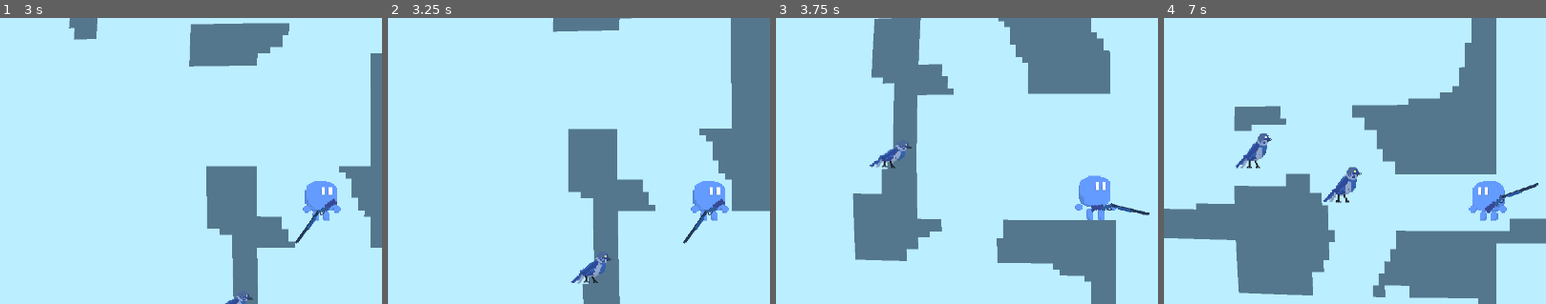
Above: before the commit, frames 1-4 (left to right).
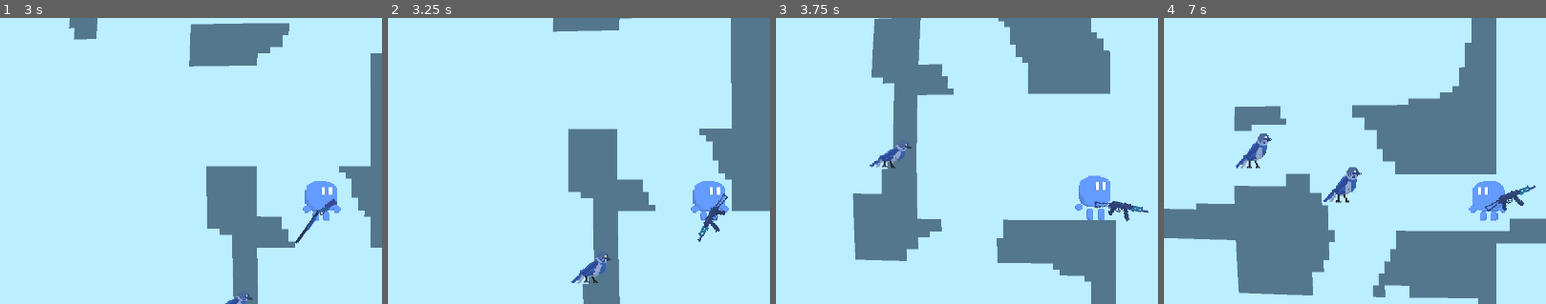
Above: after the commit, the same moments.

Repository: aleksey-45/the-cyancular-ruins
Game: Godot game, scene res://Scenes/Level0.tscn
Two runs of this game, one before a commit and one after it. Both use one fixed random seed, a clock stepped at 60 frames per second and the inputs below.
Inputs (mouse positions are % of the whole screen's width and height, from its top left):
- Up to frame 1 (3 s): move the mouse to (72, 45) at 0.52 s; hold D (right) 0.53-2.03 s; tap 1 (1) at 0.6 s; tap W (up) at 0.77, 1.52 s; tap 2 (2) at 0.8, 1.35 s; move the mouse to (30, 55) at 1.27 s; tap 3 (3) at 1.55, 2.1 s; move the mouse to (60, 28) at 2.02 s; hold A (left) 2.03-2.78 s; tap 4 (4) at 2.3, 2.85 s; tap Enter at 2.75 s; move the mouse to (45, 70) at 2.77 s; hold D (right) from 2.78 s (still down)
- Up to frame 2 (3.25 s): keep holding D (right); tap W (up) at 3.02 s; tap 5 (5, bound only after the commit) at 3.05 s
- Up to frame 3 (3.75 s): keep holding D (right); move the mouse to (80, 65) at 3.52 s; tap 5 (5, bound only after the commit) at 3.6 s
- Up to frame 4 (7 s): tap W (up) at 3.77, 4.52, 6.02, 6.77 s; tap 1 (1) at 3.8, 4.35 s; move the mouse to (20, 35) at 4.27 s; release D (right) at 4.28 s; hold A (left) 4.28-5.03 s; tap 2 (2) at 4.55, 5.1 s; move the mouse to (55, 50) at 5.02 s; hold D (right) 5.03-5.78 s; tap 3 (3) at 5.3, 5.85 s; move the mouse to (35, 25) at 5.77 s; hold A (left) from 5.78 s (still down); tap 4 (4) at 6.05, 6.6 s; move the mouse to (72, 45) at 6.52 s; tap 5 (5, bound only after the commit) at 6.8 s
The pictures show only the part of the screen within x 8-58%, y 26-76%; the shares and areas given below are measured in that part.

Frame 1 is identical in both runs. In frame 2, 0.5% of the frame differs, in the area x 77-89%, y 61-79%; in frame 3, 0.5%; in frame 4, 0.4%.
Error after the commit: Parse Error: Preload file "res://AssetBundle/Sprites/Effects.png" does not exist. (res://Scenes/Weapons/explosion_placeholder.gd:5)

Commit message:
feat: 输入动作 5~0 武器槽 + 空格跳跃/小键盘下

Diff:
--- a/project.godot
+++ b/project.godot
@@ -50,11 +50,13 @@
 up={
 "deadzone": 0.2,
 "events": [Object(InputEventKey,"resource_local_to_scene":false,"resource_name":"","device":-1,"window_id":0,"alt_press …(192 unchanged characters)…
+, Object(InputEventKey,"resource_local_to_scene":false,"resource_name":"","device":-1,"window_id":0,"alt_pressed":false,"shift_pressed":false,"ctrl_pressed":false,"meta_pressed":false,"pressed":false,"keycode":0,"physical_keycode":32,"key_label":0,"unicode":32,"location":0,"echo":false,"script":null)
 ]
 }
 down={
 "deadzone": 0.2,
 "events": [Object(InputEventKey,"resource_local_to_scene":false,"resource_name":"","device":-1,"window_id":0,"alt_press …(192 unchanged characters)…
+, Object(InputEventKey,"resource_local_to_scene":false,"resource_name":"","device":-1,"window_id":0,"alt_pressed":false,"shift_pressed":false,"ctrl_pressed":false,"meta_pressed":false,"pressed":false,"keycode":0,"physical_keycode":4194325,"key_label":0,"unicode":0,"location":0,"echo":false,"script":null)
 ]
 }
 charge={
@@ -97,6 +99,36 @@
 "events": [Object(InputEventKey,"resource_local_to_scene":false,"resource_name":"","device":-1,"window_id":0,"alt_press …(191 unchanged characters)…
 ]
 }
+5={
+"deadzone": 0.2,
+"events": [Object(InputEventKey,"resource_local_to_scene":false,"resource_name":"","device":-1,"window_id":0,"alt_pressed":false,"shift_pressed":false,"ctrl_pressed":false,"meta_pressed":false,"pressed":false,"keycode":0,"physical_keycode":53,"key_label":0,"unicode":53,"location":0,"echo":false,"script":null)
+]
+}
+6={
+"deadzone": 0.2,
+"events": [Object(InputEventKey,"resource_local_to_scene":false,"resource_name":"","device":-1,"window_id":0,"alt_pressed":false,"shift_pressed":false,"ctrl_pressed":false,"meta_pressed":false,"pressed":false,"keycode":0,"physical_keycode":54,"key_label":0,"unicode":54,"location":0,"echo":false,"script":null)
+]
+}
+7={
+"deadzone": 0.2,
+"events": [Object(InputEventKey,"resource_local_to_scene":false,"resource_name":"","device":-1,"window_id":0,"alt_pressed":false,"shift_pressed":false,"ctrl_pressed":false,"meta_pressed":false,"pressed":false,"keycode":0,"physical_keycode":55,"key_label":0,"unicode":55,"location":0,"echo":false,"script":null)
+]
+}
+8={
+"deadzone": 0.2,
+"events": [Object(InputEventKey,"resource_local_to_scene":false,"resource_name":"","device":-1,"window_id":0,"alt_pressed":false,"shift_pressed":false,"ctrl_pressed":false,"meta_pressed":false,"pressed":false,"keycode":0,"physical_keycode":56,"key_label":0,"unicode":56,"location":0,"echo":false,"script":null)
+]
+}
+9={
+"deadzone": 0.2,
+"events": [Object(InputEventKey,"resource_local_to_scene":false,"resource_name":"","device":-1,"window_id":0,"alt_pressed":false,"shift_pressed":false,"ctrl_pressed":false,"meta_pressed":false,"pressed":false,"keycode":0,"physical_keycode":57,"key_label":0,"unicode":57,"location":0,"echo":false,"script":null)
+]
+}
+0={
+"deadzone": 0.2,
+"events": [Object(InputEventKey,"resource_local_to_scene":false,"resource_name":"","device":-1,"window_id":0,"alt_pressed":false,"shift_pressed":false,"ctrl_pressed":false,"meta_pressed":false,"pressed":false,"keycode":0,"physical_keycode":48,"key_label":0,"unicode":48,"location":0,"echo":false,"script":null)
+]
+}
 
 [rendering]
 
